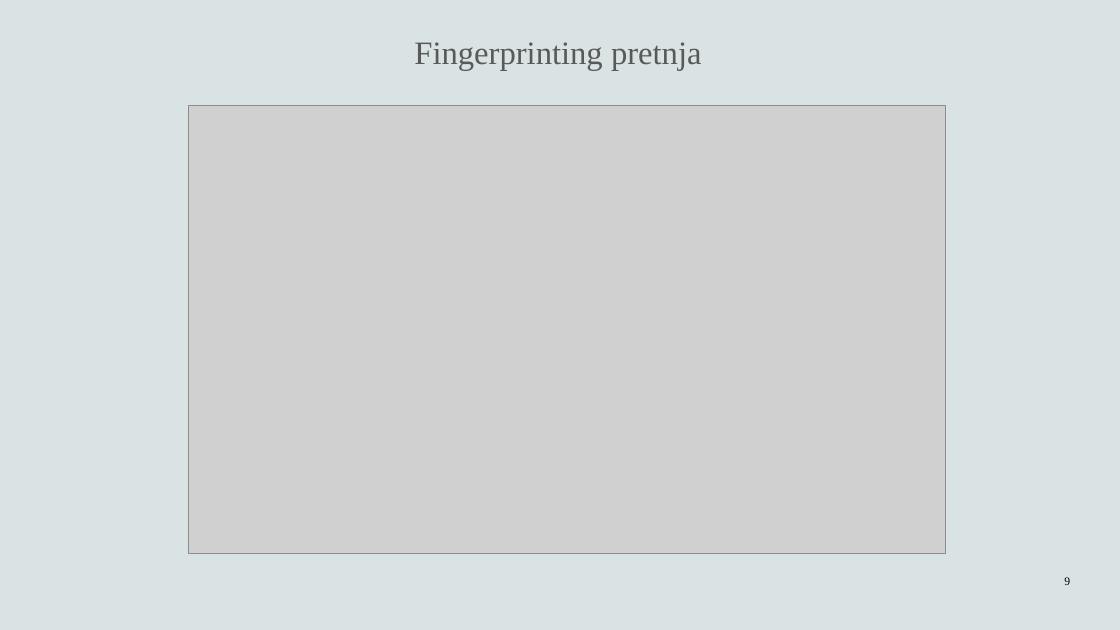
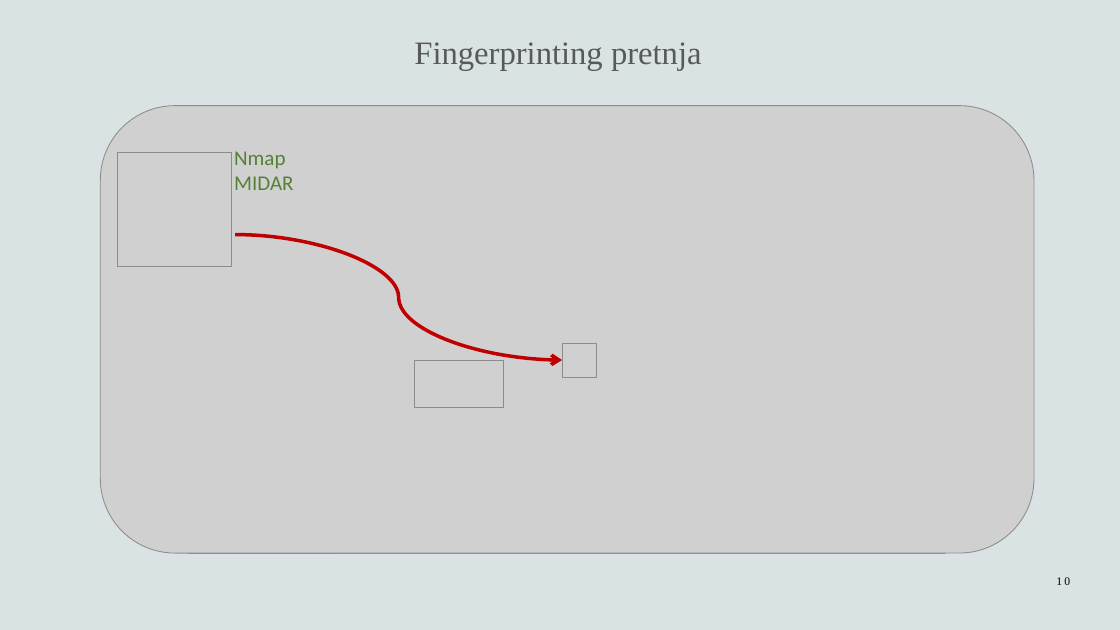
Before and after one commit to n-vojin/Zastita-tim7, a slide deck: slide 10 of Prezentacija/Prezentacija.pptx (slide 9 before the commit). Drawn at 1120x630 pixels with LibreOffice and Linux fonts; fonts in the diff are those of the drawing; grey boxes stand for pictures. Boxes give left, top, right and bottom in pixels: in the first picture for what was removed or moved away, otherwise in the second. Text is boxed around its words. In the diff, an @@ line names an element or a change of style, - is before the commit and + after.

```diff
--- a/Prezentacija/Prezentacija.pptx
+++ b/Prezentacija/Prezentacija.pptx
@@ picture added at [100,106,1034,554] @@
@@ picture added at [117,153,231,267] @@
@@ text added at [234,151,293,190], 18 pt, text #548235 @@
+Nmap
+MIDAR
@@ curved arrow added from (235, 234) to (562, 360), #C00000 3 pt @@
@@ picture added at [562,343,597,377] @@
@@ picture added at [415,360,504,408] @@
@@ page number at [1056,577,1070,585]: text changed @@
-9
+10
```
Also in this commit, not shown: 1 slide added.
